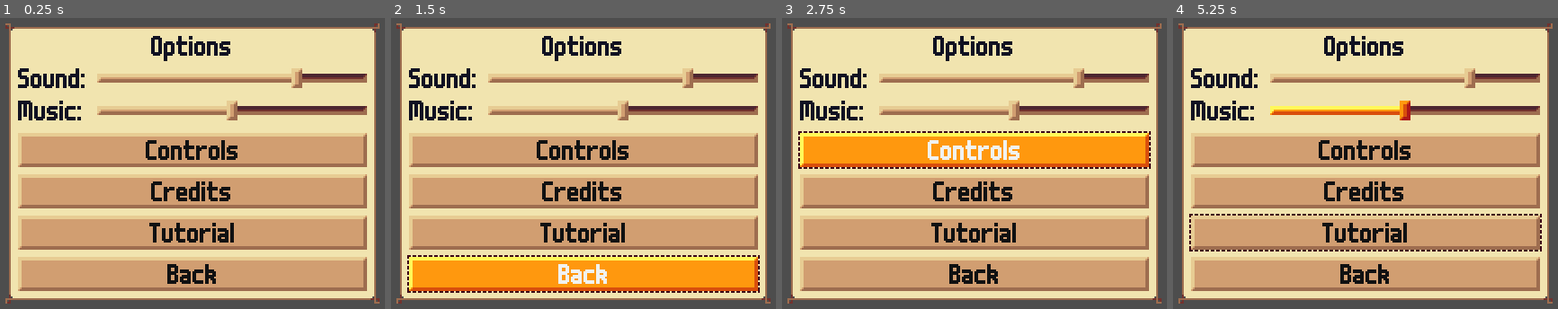
Above: before the commit, frames 1-4 (left to right).
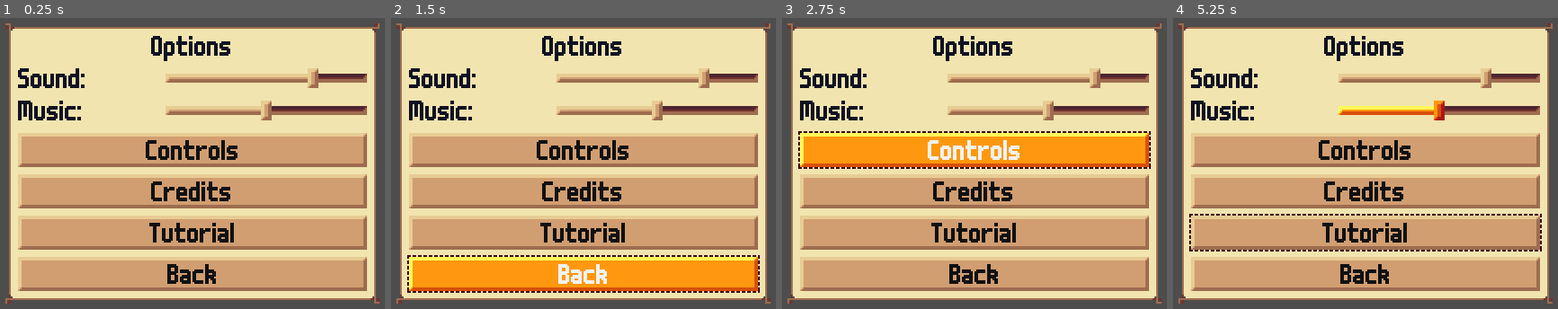
Above: after the commit, the same moments.

Repository: krobbi/afrogalypse
Game: Godot game, scene res://gui/cards/options_gui_card.tscn
The game is run twice, just before and just after one commit, with the same random seed, the same clock (stepped at 60 frames per second) and the same inputs. This scene is started directly instead of the project's main scene.
Inputs (mouse positions are in pixels of both pictures, inside the frame that each line leads up to):
- Up to frame 1 (0.25 s): no input
- Up to frame 2 (1.5 s): tap Enter at 0.5 s; move the mouse to (710, 160) at 0.52 s; hold D (steer_right) 0.53-1.25 s; tap Space (boost) at 0.6 s; click (710, 160) at 0.67 s; click "Back" at 1.25 s
- Up to frame 3 (2.75 s): click "Controls" at 2 s
- Up to frame 4 (5.25 s): click "Credits" at 2.75 s; click "Tutorial" at 3.5 s; move the mouse to (1250, 192) at 4.27 s; hold Shift (brake) 4.28-5.03 s; tap 0 at 4.35, 5.1 s; move the mouse to (1423, 105) at 5.02 s; hold D (steer_right) from 5.03 s (still down)

The runs differ from the first frame. In frame 1, 1.9% of the frame differs, in the area x 25-83%, y 17-36%; in frame 2, 1.9%; in frame 3, 1.9%; in frame 4, 2.0%.

Commit message:
Update volume slider widget for consistent size

Diff:
--- a/gui/widgets/volume_slider.tscn
+++ b/gui/widgets/volume_slider.tscn
@@ -13,11 +13,12 @@
 metadata/_edit_lock_ = true
 
 [node name="Label" type="Label" parent="."]
-custom_minimum_size = Vector2(40, 0)
 layout_mode = 2
+size_flags_horizontal = 3
 text = "Volume:"
 
 [node name="Slider" type="HSlider" parent="."]
+custom_minimum_size = Vector2(112, 0)
 layout_mode = 2
 size_flags_horizontal = 3
 step = 5.0
